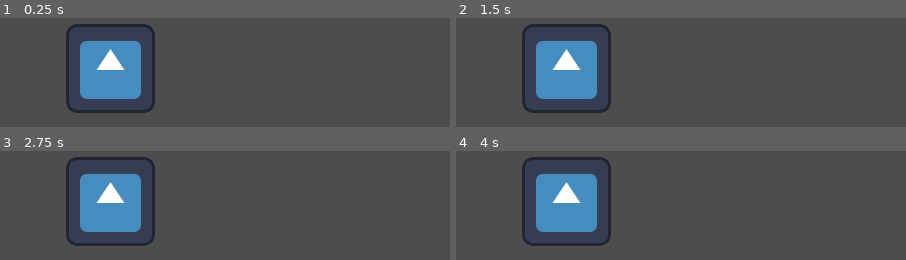
Above: before the commit, frames 1-4 (two rows, left to right).
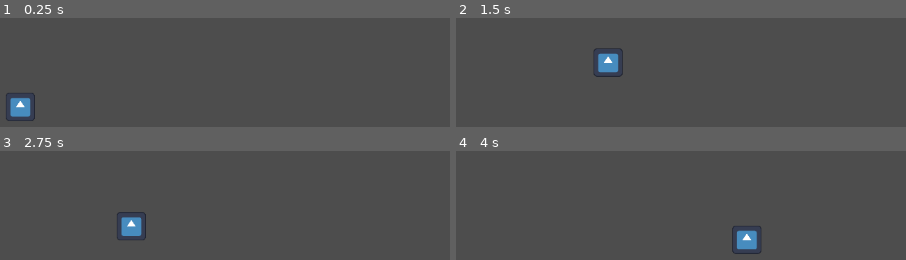
Above: after the commit, the same moments.

Repository: TheMenti/brushman
Game: Godot game, scene res://scenes/game.tscn
The game is run twice, just before and just after one commit, with the same random seed, the same clock (stepped at 60 frames per second) and the same inputs. The engine's default icon, where the game draws it, is replaced by a stand-in: a white triangle on a blue panel in a dark square.
Inputs:
- Up to frame 1 (0.25 s): no input
- Up to frame 2 (1.5 s): tap Enter at 0.5 s; hold Space (jump) 0.53-1.28 s; hold Right (move_right) from 0.53 s (still down); tap Space (jump) at 1.35 s
- Up to frame 3 (2.75 s): tap Space (jump) at 1.52, 1.82 s; release Right (move_right) at 2.03 s; hold Left (move_left) from 2.03 s (still down); hold Space (jump) from 2.03 s (still down)
- Up to frame 4 (4 s): release Left (move_left) at 2.78 s; release Space (jump) at 2.78 s; hold Right (move_right) from 2.78 s (still down); tap Space (jump) at 2.85, 3.02, 3.32 s; hold Space (jump) from 3.53 s (still down)

The runs differ from the first frame. In frame 1, 10% of the frame differs, in the area x 1-35%, y 5-95%; in frame 2, 10%; in frame 3, 9.0%; in frame 4, 10%, in the area x 14-68%, y 5-95%.

Commit message:
Player move
Adjusted player mov

Diff:
--- a/brushman/scenes/game.tscn
+++ b/brushman/scenes/game.tscn
@@ -2,7 +2,18 @@
 
 [ext_resource type="PackedScene" uid="uid://dx6sjq6wj7efm" path="res://scenes/player.tscn" id="1_uwrxv"]
 
+[sub_resource type="WorldBoundaryShape2D" id="WorldBoundaryShape2D_uwrxv"]
+
 [node name="Game" type="Node2D" unique_id=595699884]
 
+[node name="StaticBody2D" type="StaticBody2D" parent="." unique_id=1759053786]
+
+[node name="CollisionShape2D" type="CollisionShape2D" parent="StaticBody2D" unique_id=1321469736]
+position = Vector2(467, -356)
+shape = SubResource("WorldBoundaryShape2D_uwrxv")
+
 [node name="Player" parent="." unique_id=893161433 instance=ExtResource("1_uwrxv")]
-position = Vector2(596.13965, -441.4626)
+position = Vector2(510, -423)
+
+[node name="Camera2D" type="Camera2D" parent="." unique_id=881680488]
+position = Vector2(597, -433)
--- a/brushman/scenes/player.gd
+++ b/brushman/scenes/player.gd
@@ -1,8 +1,9 @@
 extends CharacterBody2D
 
 
-const SPEED = 300.0
-const JUMP_VELOCITY = -400.0
+const SPEED = 200.0
+const JUMP_VELOCITY = -300.0
+
 
 
 func _physics_process(delta: float) -> void:
@@ -14,9 +15,12 @@
 	if Input.is_action_just_pressed("jump") and is_on_floor():
 		velocity.y = JUMP_VELOCITY
 
+	if Input.is_action_pressed("jump"):
+		velocity.y += delta * JUMP_VELOCITY - 3
+
 	# Get the input direction and handle the movement/deceleration.
 	# As good practice, you should replace UI actions with custom gameplay actions.
-	var direction := Input.get_axis("move_right", "move_right")
+	var direction := Input.get_axis("move_left", "move_right")
 	if direction:
 		velocity.x = direction * SPEED
 	else:
--- a/brushman/scenes/player.tscn
+++ b/brushman/scenes/player.tscn
@@ -15,16 +15,16 @@
 }]
 
 [sub_resource type="CircleShape2D" id="CircleShape2D_qhqgy"]
-radius = 84.095184
+radius = 22.090721
 
 [node name="Player" type="CharacterBody2D" unique_id=893161433]
 script = ExtResource("1_g2els")
 
 [node name="AnimatedSprite2D" type="AnimatedSprite2D" parent="." unique_id=695863480]
+position = Vector2(-43, 43.5)
+scale = Vector2(0.328125, 0.3203125)
 sprite_frames = SubResource("SpriteFrames_g2els")
 
 [node name="CollisionShape2D" type="CollisionShape2D" parent="." unique_id=818497053]
-position = Vector2(0, 1)
+position = Vector2(-43, 43)
 shape = SubResource("CircleShape2D_qhqgy")
-
-[node name="Camera2D" type="Camera2D" parent="." unique_id=661838972]
